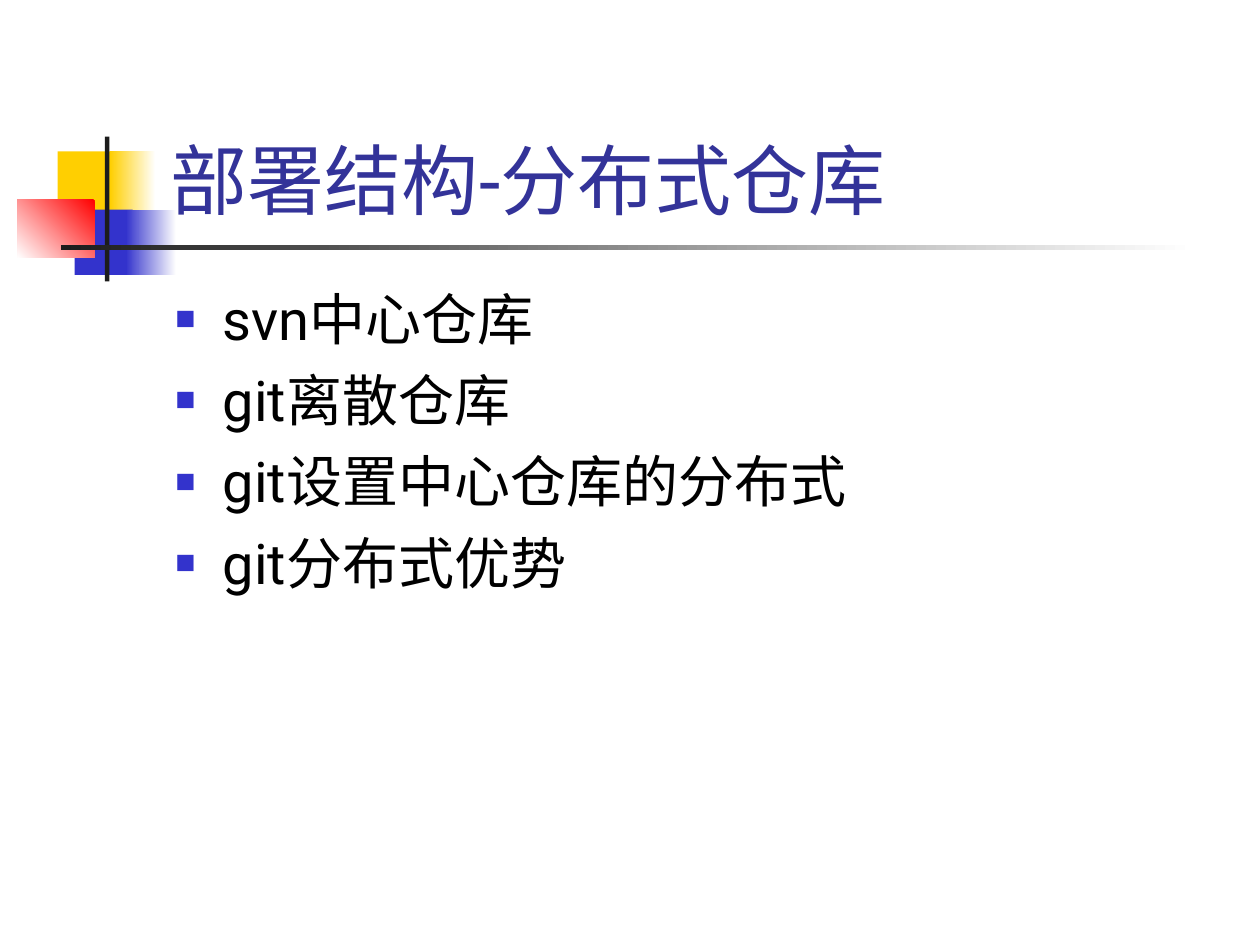
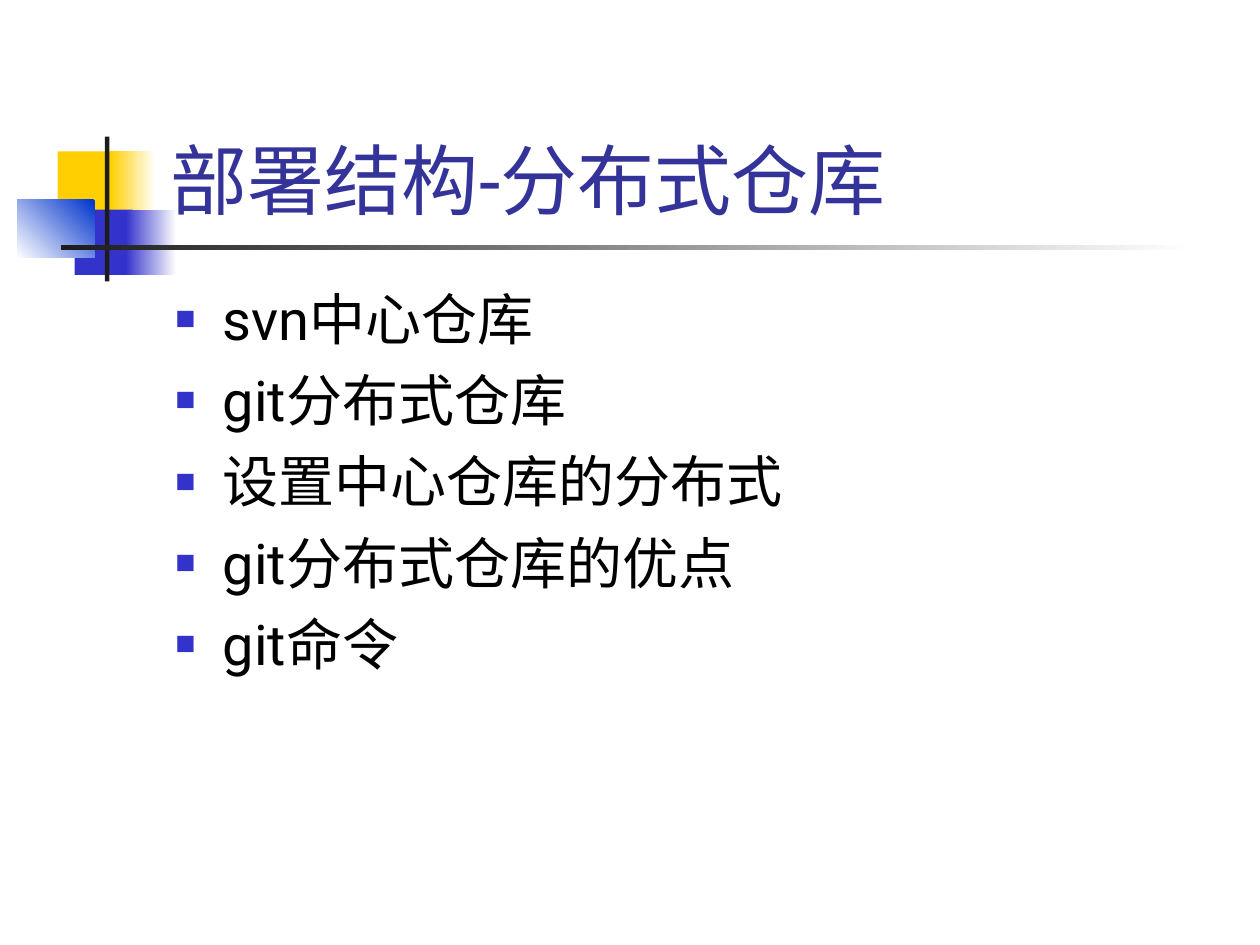
Before and after one commit to hanyong/git-inner-and-use, a slide deck: slide 8 of git-inner-and-use.ppt (slide 3 before the commit). Drawn at 1260x945 pixels with LibreOffice and Linux fonts; fonts in the diff are those of the drawing. Boxes give left, top, right and bottom in pixels: in the first picture for what was removed or moved away, otherwise in the second. Text is boxed around its words. In the diff, an @@ line names an element or a change of style, - is before the commit and + after.

```diff
--- a/git-inner-and-use.ppt
+++ b/git-inner-and-use.ppt
@@ rectangle at (x1=18, y1=199, x2=94, y2=257): fill gradient #FF0000 to #FFFFFF to gradient #0033CC to #FFFFFF @@
@@ text at (x1=223, y1=374, x2=783, y2=677): text changed @@
-■ git离散仓库
-■ git设置中心仓库的分布式
-■ git分布式优势
+■ git分布式仓库
+■ 设置中心仓库的分布式
+■ git分布式仓库的优点
+■ git命令
```
Also in this commit, not shown: 4 other slides changed, 19 slides added, 3 slides removed.
